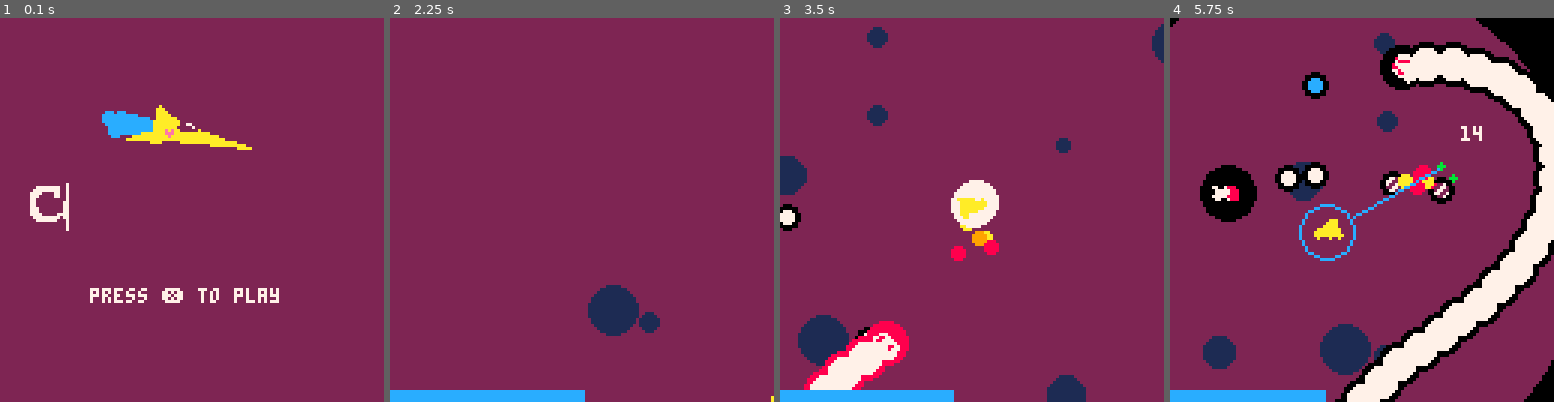
Above: before the commit, frames 1-4 (left to right).
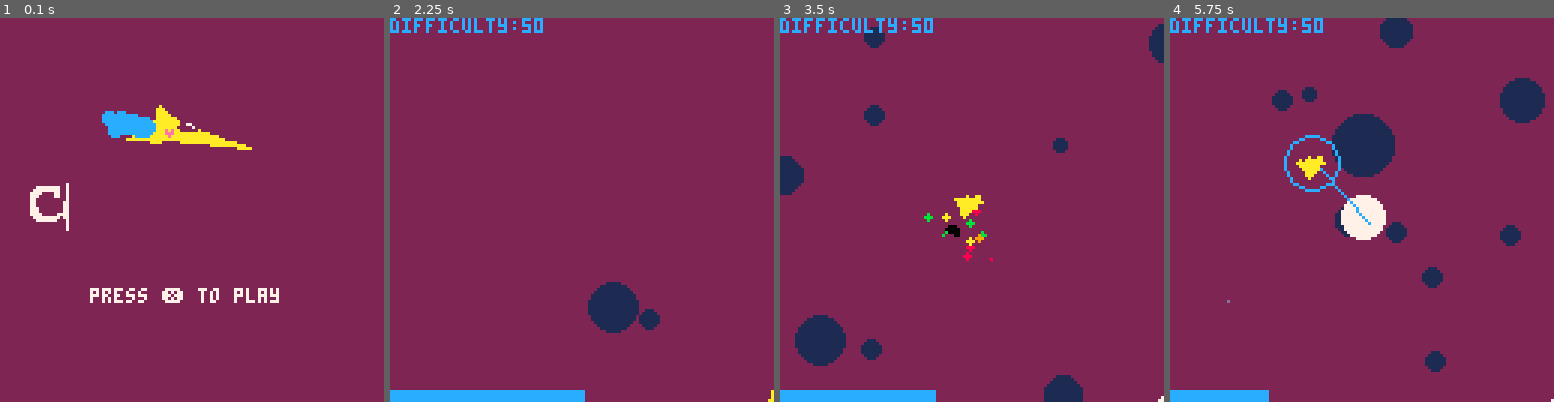
Above: after the commit, the same moments.

Repository: nerisuyu/cosmophidian
Game: PICO-8 cartridge cosmophidian.p8
The game is run twice, just before and just after one commit, with the same random seed, the same clock (stepped at 60 frames per second) and the same inputs.
Inputs:
- Up to frame 1 (0.1 s): no input
- Up to frame 2 (2.25 s): tap X (X key) at 0.33, 1.07, 1.85 s; tap O (Z key) at 0.7, 1.7, 2.1 s; hold Right 1.6-2.1 s; hold Up from 2.15 s (still down)
- Up to frame 3 (3.5 s): release Up at 2.42 s; hold Right 2.47-3.03 s; tap O (Z key) at 2.5, 2.9, 3.3 s; tap X (X key) at 2.97 s; hold Left from 3.08 s (still down)
- Up to frame 4 (5.75 s): release Left at 3.58 s; hold Down 3.63-3.97 s; tap O (Z key) every 0.4 s from 3.7 to 5.7 s; hold Right 4.02-4.68 s; tap X (X key) at 4.08, 5.2 s; hold Up 4.73-5.03 s; hold Left 5.08-5.68 s; hold Down from 5.73 s (still down)

The runs differ from the first frame. In frame 1, less than 0.1% of the frame differs, in the area x 35-41%, y 27-32%; in frame 2, 1.0%; in frame 3, 6.2%; in frame 4, 30%, in the area x 0-100%, y 0-100%.

Commit message:
fixed fadout, preparing for cutting down on tokens

Diff:
--- a/cosmophidian.p8
+++ b/cosmophidian.p8
@@ -48,7 +48,7 @@
 ship={}
 null=function() end
 background=2
-void=0
+void=7
 outline=0
 freeze_frame=0
 
@@ -66,9 +66,21 @@
 	//list_enemies={}
 	//list_projectiles={}
 	add_animation(function ()
-		fadeout(100)
+		//fadeout(20)
+		for i=0,100 do
+			fi=flr(fadout_amount/fadeout_args.fc)+1
+			for n=1,fadeout_args.pn do
+				pal(n,fades[n][fi],1)
+			end
+			yield()
+			fadout_amount+=0.01
+		end
+		fadout_amount=0
+		fi=flr(fadout_amount/fadeout_args.fc)+1
+		for n=1,fadeout_args.pn do
+			pal(n,fades[n][fi],1)
+		end
 		start_menu()
-		fadout_amount=0
 	end)
 end
 
@@ -97,17 +109,20 @@
 
 
 function start_menu()
-	for i=0,15 do
-	pal(i,i)
-	end
+	_update60=menu_update
+	_draw=menu_draw
 	game_starting=false
 	list_particles={}
+	list_enemies={}
+	list_draw_objects={}
+	list_projectiles={}
+	list_stars={}
 	play_btn_color=7
 	shp=add_object({x=48,
 		y=32,
 		dx=0,
 		dy=0,
-		group=list_draw_objects,
+		group=list_particles,
 		update={function (self)
 			self.x+=cos(t()/10)/10
 			self.y=self.x/3+64+5*cos(self.x/300+t()/10)*(1+sin(t()/130))-45
@@ -118,8 +133,7 @@
 	camera()
 	cls(0)
 	tt=0
-	_update60=menu_update
-	_draw=menu_draw
+
 end
 
 function menu_draw()
@@ -224,7 +238,7 @@
 				shp.y+=0.6-i/2000
 				yield()
 			end
-			fx_explode(shp)
+			//fx_explode(shp)
 
 			start_game()
 		end)
@@ -253,7 +267,7 @@
 						c1=12,
 						invincible=0,
 						speed=0,
-						on_hit={fx_explode,oh_take_damage,fx_ff},
+						on_hit={fx_explode,oh_take_damage},
 						on_pickup={oh_take_damage},
 						laser_charge=20,
 						laser_charge_max=40,
@@ -268,8 +282,8 @@
 						scale=1,
 						states={},
 
-						dash_cost=1,
-						laser_cost=0.1,
+						dash_cost=2,
+						laser_cost=0.2,
 						}
 	ship.states={
 		turning=0,
@@ -380,6 +394,9 @@
 	draw_ship()
 
 	draw_ui()
+	print("difficulty:",cam.x-64,cam.y-64)
+	print(enemy_volume_max,cam.x-20,cam.y-64)
+
 	//draw_collisions()
  	//clear_collisions()
 
@@ -697,7 +714,7 @@
 	x1=x+l*ca
 	y1=y+l*sa
 	//line(x,y,x1,y1,1)
-	decay_line(x,y,x1,y1,80,4,2,8,false)
+	decay_line(x,y,x1,y1,80,4,2,12,false)
 	decay_line(x,y,x1,y1,80,3,1,10,part)
 	decay_line(x,y,x1,y1,80,2,2,7,false)
 
@@ -777,7 +794,7 @@
 	for i=1,cr_dimensions do
 		for j=1,cr_dimensions do
 			collision_regions[i][j].enemies={}
- 		collision_regions[i][j].fprojectile={}
+ 			collision_regions[i][j].fprojectile={}
 			collision_regions[i][j].is_colliding=false
 		end
 	end
@@ -788,26 +805,16 @@
 	for e in all(collision_regions[i][j].enemies) do
 		if collide(p,e)and p.invincible==0 and e.invincible==0 then
 			collision_regions[i][j].is_colliding=true
-
 			for f in all(p.on_hit) do
 				f(p,e)
 			end
-
-
 			for f in all(e.on_hit) do
 				f(e,p)
 			end
-
-
-		end
-	end
-end
-
-function parry(self,other)
-	for op in all(self.on_parry) do
-		op(self,other)
-	end
-end
+		end
+	end
+end
+
 
 function manage_player_collisions()
 	for p in all(player_collisions) do
@@ -815,9 +822,11 @@
 			if ship.states.parry>0 then
 				if p.is_parriable and
 						p.invincible==0 then
-						parry(p,ship)
-				end
-			else
+							for op in all(p.on_parry) do
+								op(p,ship)
+							end
+						end
+					else
 				if ship.invincible==0 then
 					for oh in all(p.on_hit) do
 						oh(p,ship)
@@ -894,7 +902,7 @@
 		end
 end
 
-
+--[[
 function draw_collisions()
 	local h=(cr_border*2*cr_cell+128)/(cr_dimensions)
 
@@ -937,6 +945,7 @@
 		end
 	end
 end
+]]
 -->8
 
 function get_available_enemy_volume(list)
@@ -952,14 +961,14 @@
 	if(tt%100==0) then
 
 	cram_enemy({group=list_enemies,
-		volume=40,
+		volume=60,
 		c1=7,
 		c2=8,
 		c3=7,
 		speed=1.9,
-		hp=20,
-		volume_added=3,
-		l=80,
+		hp=80,
+		l=100,
+		volume_added=10,
 		snake_width=5},
 		template_snake)
 	cram_enemy({group=list_enemies,
Not shown, changed: cosmophidian.js
Not shown, changed: cosmophidian.zip
